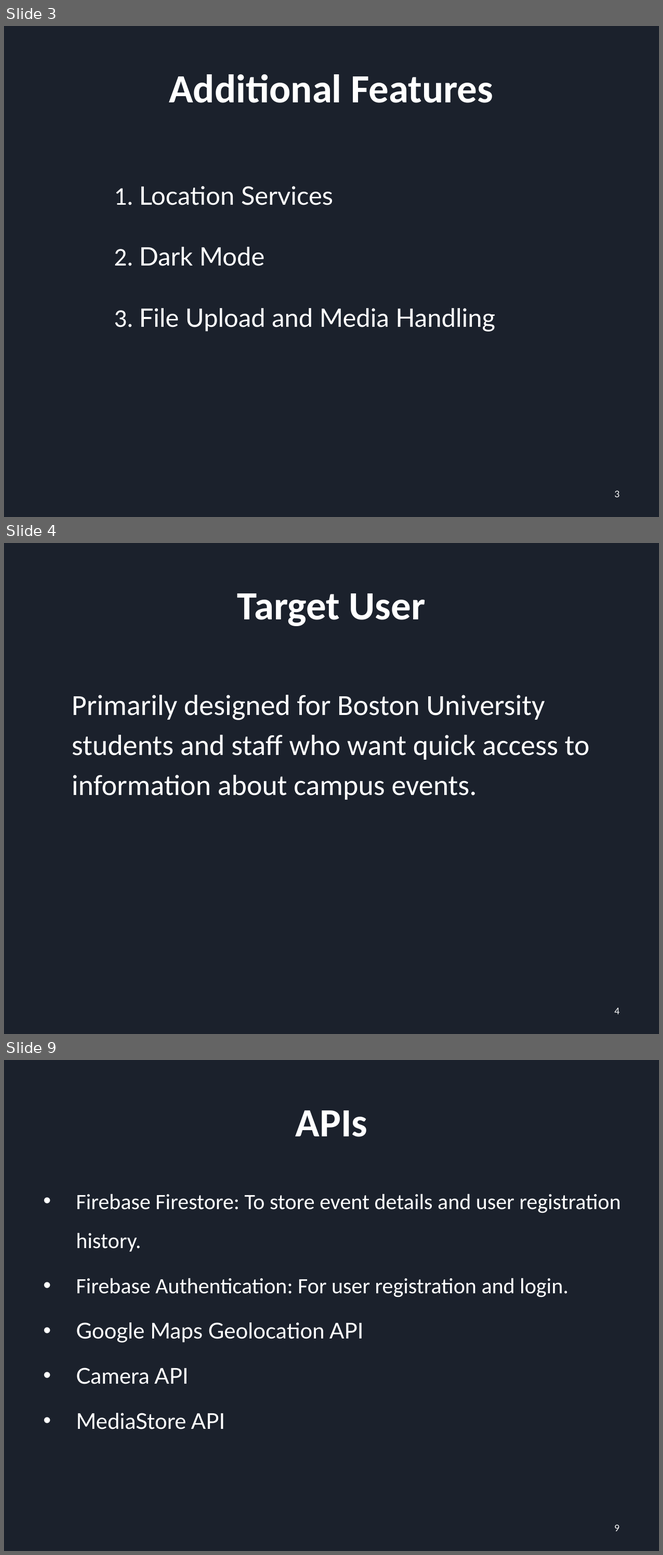
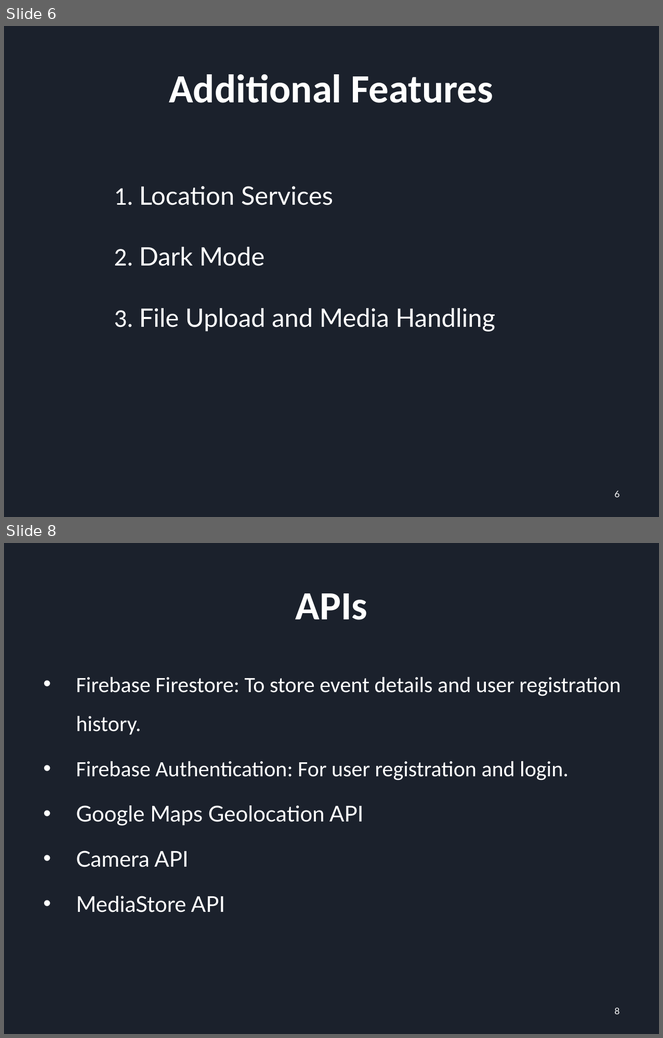
Before and after one commit to YuchenCao1/Jialong-Yuchen-Zihan-Team-BU-Event-Planer, a slide deck: Sprint_1_PRE.pptx. Shown one above the other, each under a label of ours: slides 3, 4 and 9 before the commit, slides 6 and 8 after it; the slides between them are not shown. The pictures are 663x1555 and 663x1038 pixels, drawn with LibreOffice and Linux fonts; fonts in the diff are those of the drawing. Boxes give left, top, right and bottom in pixels: in the first picture for what was removed or moved away, otherwise in the second. Text is boxed around its words. In the diff, an @@ line names an element or a change of style, - is before the commit and + after.

```diff
--- a/Sprint_1_PRE.pptx
+++ b/Sprint_1_PRE.pptx
@@ slide 4 removed at (4, 543, 659, 1034), background #1B212C @@
@@ title removed at (237, 593, 426, 626) @@
-Target User
@@ text removed at (72, 695, 590, 800) @@
-Primarily designed for Boston University students and staff who want quick access to information about campus events.
@@ page number removed at (614, 1008, 620, 1015) @@
-4
@@ what was slide 3 is now slide 6 @@
@@ page number at (614, 491, 620, 498): text changed @@
-3
+6
@@ what was slide 9 is now slide 8 @@
@@ page number at (614, 1008, 620, 1015): text changed @@
-9
+8
```
Also in this commit, not shown: 3 slides changed, 1 slide added, 1 other slide removed, 2 other files.
